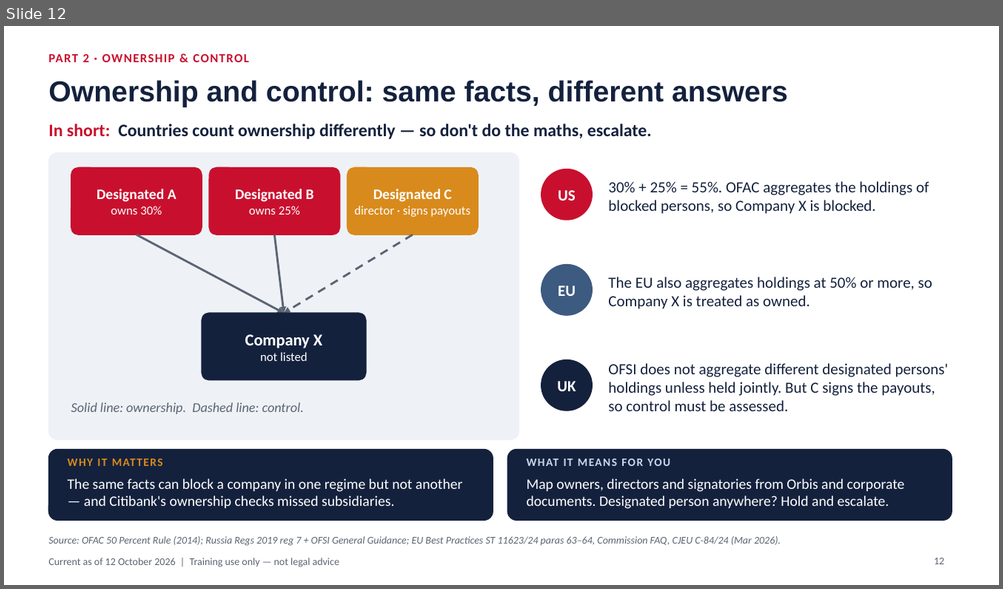
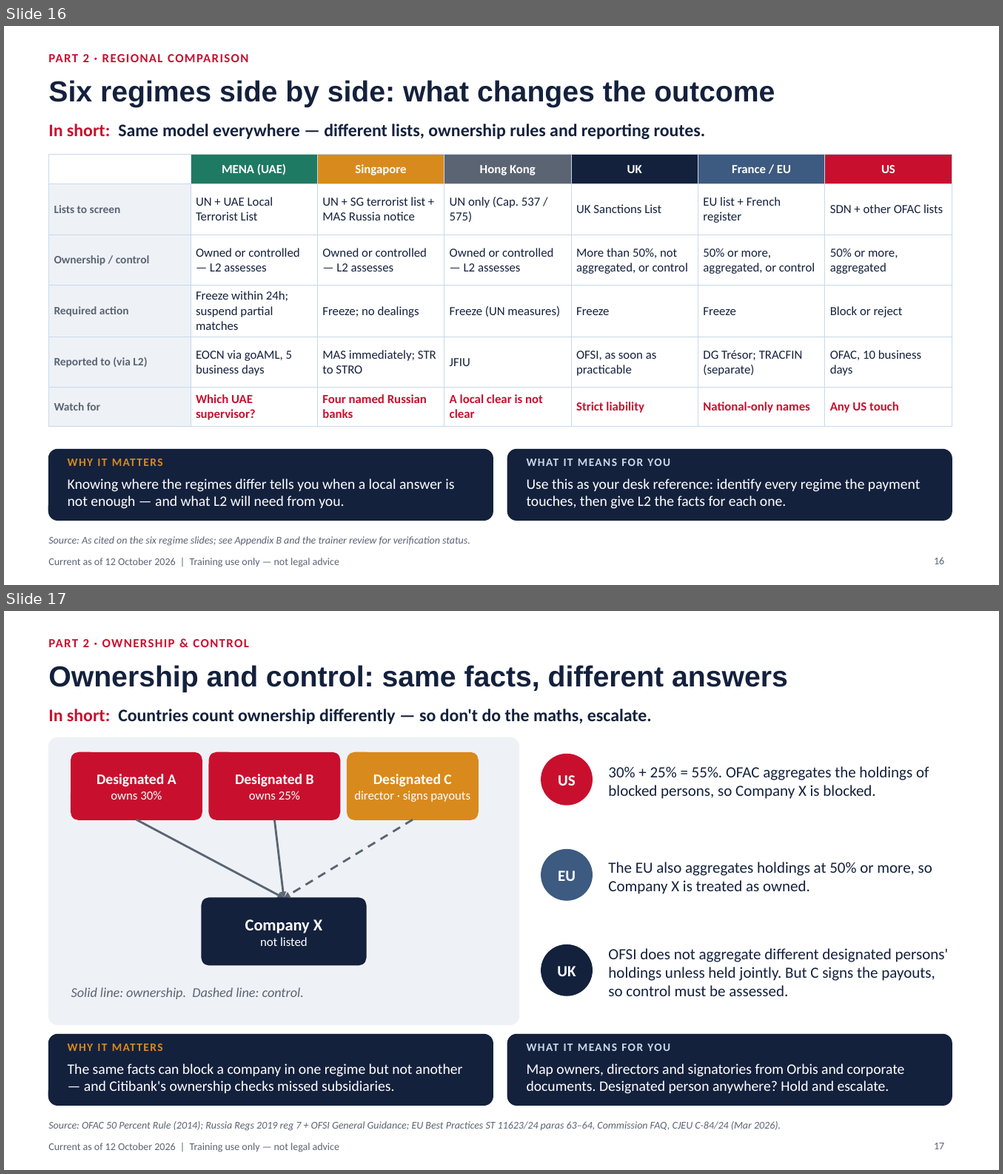
Before and after one commit to danielslonim-art/Screening, a slide deck: training/sanctions-in-practice-2026-10/sanctions-in-practice-analyst-edition.pptx. Shown one above the other, each under a label of ours: slide 12 before the commit, slides 16 and 17 after it. The pictures are 1003x589 and 1003x1174 pixels, drawn with LibreOffice and Linux fonts; fonts in the diff are those of the drawing. Boxes give left, top, right and bottom in pixels: in the first picture for what was removed or moved away, otherwise in the second. Text is boxed around its words. In the diff, an @@ line names an element or a change of style, - is before the commit and + after.

```diff
--- a/training/sanctions-in-practice-2026-10/sanctions-in-practice-analyst-edition.pptx
+++ b/training/sanctions-in-practice-2026-10/sanctions-in-practice-analyst-edition.pptx
@@ slide 16 added at (4,26,999,585), background #FFFFFF; not listed: 1 template element that a slide beside it also shows @@
@@ text added at (48,54,248,62), 12 pt, text #C8102E, bold @@
+PART 2 · REGIONAL COMPARISON
@@ title added at (48,80,774,107), 28 pt, text #14213D, bold @@
+Six regimes side by side: what changes the outcome
@@ text added at (48,124,706,139), 17 pt, text #14213D, bold @@
+In short: Same model everywhere — different lists, ownership rules and reporting routes.
@@ table added at (48,154,951,423), 6 rows, 7 columns @@
+ | MENA (UAE) | Singapore | Hong Kong | UK | France / EU | US
+Lists to screen | UN + UAE Local Terrorist List | UN + SG terrorist list + MAS Russia notice | UN only (Cap. 537 / 575) | UK Sanctions List | EU list + French register | SDN + other OFAC lists
+Ownership / control | Owned or controlled — L2 assesses | Owned or controlled — L2 assesses | Owned or controlled — L2 assesses | More than 50%, not aggregated, or control | 50% or more, aggregated, or control | 50% or more, aggregated
+Required action | Freeze within 24h; suspend partial matches | Freeze; no dealings | Freeze (UN measures) | Freeze | Freeze | Block or reject
+Reported to (via L2) | EOCN via goAML, 5 business days | MAS immediately; STR to STRO | JFIU | OFSI, as soon as practicable | DG Trésor; TRACFIN (separate) | OFAC, 10 business days
+Watch for | Which UAE supervisor? | Four named Russian banks | A local clear is not clear | Strict liability | National-only names | Any US touch
@@ rounded rectangle added at (48,450,492,520), fill #14213D, outline #14213D 1 pt @@
@@ text added at (68,459,107,466), 11 pt, text #D98A1C, bold @@
+WHY IT MATTERS
@@ rounded rectangle added at (508,450,951,520), fill #14213D, outline #14213D 1 pt @@
@@ text added at (526,459,670,466), 11 pt, text #C9D8EA, bold @@
+WHAT IT MEANS FOR YOU
@@ text added at (68,479,454,509), 14 pt, text #FFFFFF @@
+Knowing where the regimes differ tells you when a local answer is not enough — and what L2 will need from you.
@@ text added at (526,479,919,509), 14 pt, text #FFFFFF @@
+Use this as your desk reference: identify every regime the payment touches, then give L2 the facts for each one.
@@ text added at (48,537,470,546), 10 pt, text #5B6472, italic @@
+Source: As cited on the six regime slides; see Appendix B and the trainer review for verification status.
@@ page number added at (933,557,944,565), 10 pt, text #5B6472 @@
+16
@@ what was slide 12 is now slide 17 @@
@@ page number at (933,1143,944,1150): text changed @@
-12
+17
```
Also in this commit, not shown: 3 slides changed, 6 other slides added, 2 slides removed, 2 other files.
